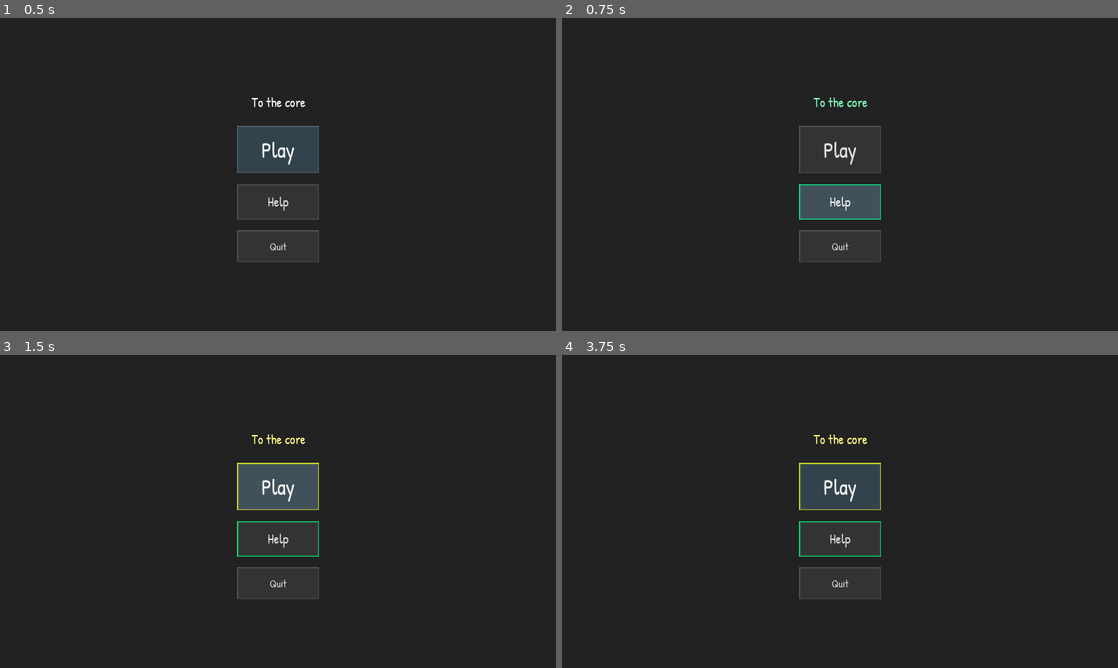
Above: before the commit, frames 1-4 (two rows, left to right).
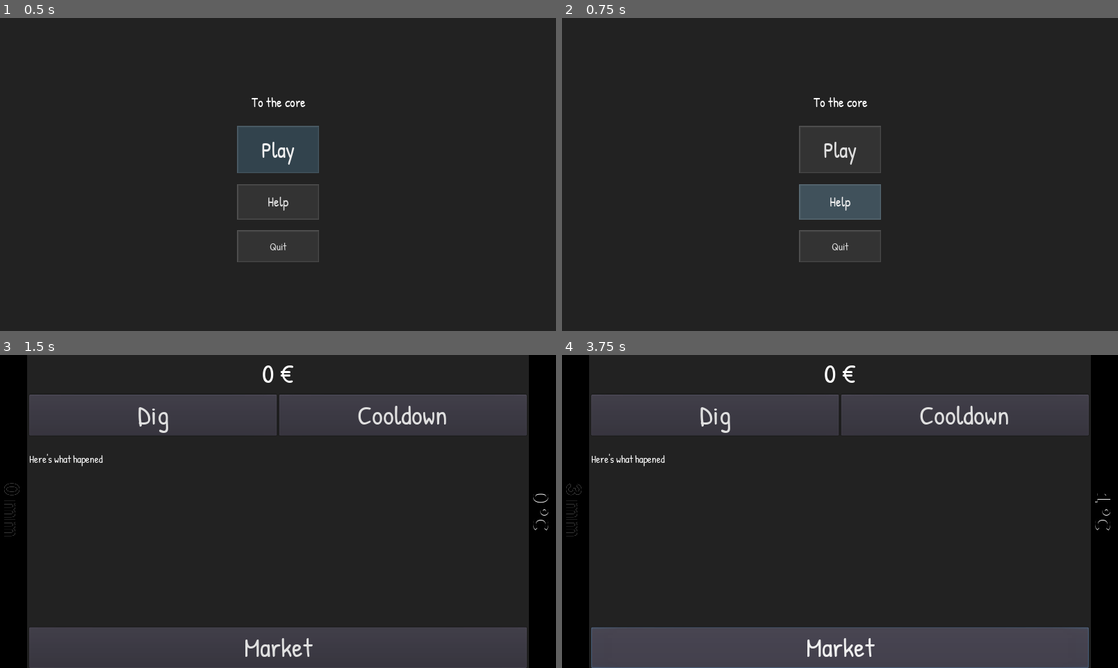
Above: after the commit, the same moments.

Repository: AzariasB/ld48
Game: Godot game, scene res://scenes/menu.tscn
Same seed, same stepped clock (60 frames per second), same inputs: the game is played once before the commit and once after it.
Inputs (mouse positions are in pixels of both pictures, inside the frame that each line leads up to):
- Up to frame 1 (0.5 s): no input
- Up to frame 2 (0.75 s): click "Help" at 0.5 s
- Up to frame 3 (1.5 s): click "Play" at 1.25 s
- Up to frame 4 (3.75 s): click (717, 414) at 2 s, where only the run after the commit has a clickable "Dig"; click (962, 414) at 2.75 s, where only the run after the commit has a clickable "Cooldown"; click (840, 649) at 3.5 s, where only the run after the commit has a clickable "Market"

Frame 1 is identical in both runs. In frame 2, 0.3% of the frame differs, in the area x 42-58%, y 25-65%; in frame 3, 36%; in frame 4, 36%, in the area x 0-100%, y 0-100%.

Commit message:
Some mechanics

Diff:
--- a/scenes/game.tscn
+++ b/scenes/game.tscn
@@ -1,14 +1,24 @@
-[gd_scene load_steps=4 format=2]
+[gd_scene load_steps=8 format=2]
 
 [ext_resource path="res://scenes/progress.tscn" type="PackedScene" id=1]
 [ext_resource path="res://assets/hot_gradient.png" type="Texture" id=2]
-[ext_resource path="res://resources/font.tres" type="DynamicFont" id=3]
+[ext_resource path="res://assets/hand.ttf" type="DynamicFontData" id=3]
+[ext_resource path="res://resources/font.tres" type="DynamicFont" id=4]
+[ext_resource path="res://scripts/game.gd" type="Script" id=5]
+
+[sub_resource type="DynamicFont" id=1]
+font_data = ExtResource( 3 )
+
+[sub_resource type="DynamicFont" id=2]
+size = 20
+font_data = ExtResource( 3 )
 
 [node name="Control" type="Control"]
 anchor_right = 1.0
 anchor_bottom = 1.0
 size_flags_horizontal = 3
 size_flags_vertical = 3
+script = ExtResource( 5 )
 __meta__ = {
 "_edit_use_anchors_": false
 }
@@ -79,6 +89,16 @@
 margin_right = 916.0
 margin_bottom = 497.0
 size_flags_vertical = 3
+
+[node name="RichTextLabel" type="RichTextLabel" parent="HBoxContainer/VBoxContainer/HBoxContainer4"]
+margin_right = 916.0
+margin_bottom = 345.0
+size_flags_horizontal = 3
+size_flags_vertical = 3
+custom_fonts/mono_font = SubResource( 1 )
+custom_fonts/normal_font = SubResource( 2 )
+text = "
+Here's what hapened"
 
 [node name="HBoxContainer3" type="HBoxContainer" parent="HBoxContainer/VBoxContainer"]
 margin_top = 501.0
@@ -100,3 +120,6 @@
 margin_right = 1024.0
 margin_bottom = 576.0
 texture_progress = ExtResource( 2 )
+
+[connection signal="pressed" from="HBoxContainer/VBoxContainer/HBoxContainer2/dig" to="." method="_manual_dig"]
+[connection signal="pressed" from="HBoxContainer/VBoxContainer/HBoxContainer2/cooldown" to="." method="_cooldown"]
--- /dev/null
+++ b/scenes/market.tscn
@@ -0,0 +1,8 @@
+[gd_scene format=2]
+
+[node name="Market" type="Control"]
+anchor_right = 1.0
+anchor_bottom = 1.0
+__meta__ = {
+"_edit_use_anchors_": false
+}
--- a/scenes/menu.tscn
+++ b/scenes/menu.tscn
@@ -98,21 +98,21 @@
 align = 1
 valign = 1
 
-[node name="Button" type="Button" parent="VBoxContainer"]
+[node name="play" type="Button" parent="VBoxContainer"]
 margin_top = 68.0
 margin_right = 151.0
 margin_bottom = 155.0
 custom_fonts/font = SubResource( 7 )
 text = "Play"
 
-[node name="Button2" type="Button" parent="VBoxContainer"]
+[node name="help" type="Button" parent="VBoxContainer"]
 margin_top = 175.0
 margin_right = 151.0
 margin_bottom = 242.0
 custom_fonts/font = SubResource( 8 )
 text = "Help"
 
-[node name="ResetAllButton" type="Button" parent="VBoxContainer"]
+[node name="quit" type="Button" parent="VBoxContainer"]
 margin_top = 262.0
 margin_right = 151.0
 margin_bottom = 322.0
@@ -122,6 +122,6 @@
 "_edit_use_anchors_": false
 }
 
-[connection signal="pressed" from="VBoxContainer/Button" to="." method="_on_button_pressed"]
-[connection signal="pressed" from="VBoxContainer/Button2" to="." method="_on_button2_pressed"]
-[connection signal="pressed" from="VBoxContainer/ResetAllButton" to="." method="_on_reset_all_button_pressed"]
+[connection signal="pressed" from="VBoxContainer/play" to="." method="_on_play_pressed"]
+[connection signal="pressed" from="VBoxContainer/help" to="." method="_on_help_pressed"]
+[connection signal="pressed" from="VBoxContainer/quit" to="." method="_on_quit_pressed"]
--- a/scenes/progress.tscn
+++ b/scenes/progress.tscn
@@ -1,8 +1,13 @@
-[gd_scene load_steps=4 format=2]
+[gd_scene load_steps=6 format=2]
 
 [ext_resource path="res://assets/depth_gradient.png" type="Texture" id=1]
 [ext_resource path="res://assets/black_dot.png" type="Texture" id=2]
-[ext_resource path="res://resources/font.tres" type="DynamicFont" id=3]
+[ext_resource path="res://assets/Lato/Lato-Black.ttf" type="DynamicFontData" id=3]
+[ext_resource path="res://scripts/progress.gd" type="Script" id=4]
+
+[sub_resource type="DynamicFont" id=1]
+size = 40
+font_data = ExtResource( 3 )
 
 [node name="TextureProgress2" type="TextureProgress"]
 anchor_top = 0.5
@@ -11,6 +16,8 @@
 margin_right = 50.0
 margin_bottom = 288.0
 rect_min_size = Vector2( 50, 576 )
+max_value = 1000.0
+step = 0.01
 value = 50.0
 texture_under = ExtResource( 2 )
 texture_progress = ExtResource( 1 )
@@ -18,6 +25,7 @@
 tint_under = Color( 0, 0, 0, 1 )
 tint_over = Color( 1, 1, 1, 0 )
 nine_patch_stretch = true
+script = ExtResource( 4 )
 __meta__ = {
 "_edit_use_anchors_": false
 }
@@ -26,18 +34,19 @@
 anchor_left = 0.5
 anchor_right = 0.5
 anchor_bottom = 1.0
-margin_left = 39.5897
-margin_top = 245.542
-margin_right = 118.59
-margin_bottom = -261.458
+margin_left = 23.0
+margin_top = -3.0
+margin_right = 599.0
+margin_bottom = -527.0
 rect_rotation = 90.0
 size_flags_horizontal = 3
 size_flags_vertical = 6
-custom_fonts/font = ExtResource( 3 )
+custom_fonts/font = SubResource( 1 )
 custom_colors/font_color = Color( 0, 0, 0, 1 )
 custom_colors/font_outline_modulate = Color( 1, 1, 1, 1 )
 custom_colors/font_color_shadow = Color( 1, 1, 1, 1 )
 text = "Test"
+align = 1
 __meta__ = {
 "_edit_use_anchors_": false
 }
--- /dev/null
+++ b/scripts/game.gd
@@ -0,0 +1,36 @@
+extends Control
+
+
+var drill_temperature = 0
+var depth = 0
+var drill_mult = 1
+var drill_bonus = 0
+var drilled_depth = 0.0
+
+const MAX_DEPTH = 6_378_000_000
+
+onready var depth_node = $HBoxContainer/Depth
+onready var temperature_node = $HBoxContainer/Temperature
+
+func _ready():
+	depth_node.value = 0
+	depth_node.max_value = MAX_DEPTH
+	temperature_node.value = 0
+	depth_node.set_progress(0.0, "mm")
+
+	temperature_node.set_progress(0.0, "°C")
+
+func _process(delta):
+	self.drilled_depth += (delta * drill_mult + drill_bonus)
+	if self.drilled_depth >= 1:
+		self.drilled_depth -= 1
+		temperature_node.increase_progress(1)
+		depth_node.increase_progress(1)
+
+
+func _manual_dig():
+	depth_node.increase_progress(1)
+
+
+func _cooldown():
+	temperature_node.increase_progress(-1)
--- a/scripts/menu.gd
+++ b/scripts/menu.gd
@@ -1,59 +1,22 @@
 extends Control
 
-# This script demonstrates how to alter StyleBoxes at runtime.
-# Custom theme item properties aren't considered Object properties per se.
-# This means that you should use `add_stylebox_override("normal", ...)`
-# instead of `set("custom_styles/normal", ...)`.
-
 onready var label = $VBoxContainer/Label
-onready var button = $VBoxContainer/Button
-onready var button2 = $VBoxContainer/Button2
-onready var reset_all_button = $VBoxContainer/ResetAllButton
+onready var playButton = $VBoxContainer/play
+onready var helpButton = $VBoxContainer/help
+onready var quitBUtton = $VBoxContainer/quit
 
 
 func _ready():
-
-	button.grab_focus()
+	playButton.grab_focus()
 
 
-func _on_button_pressed():
-	var new_stylebox_normal = button.get_stylebox("normal").duplicate()
-	new_stylebox_normal.border_color = Color(1, 1, 0)
-	var new_stylebox_hover = button.get_stylebox("hover").duplicate()
-	new_stylebox_hover.border_color = Color(1, 1, 0)
-	var new_stylebox_pressed = button.get_stylebox("pressed").duplicate()
-	new_stylebox_pressed.border_color = Color(1, 1, 0)
-
-	button.add_stylebox_override("normal", new_stylebox_normal)
-	button.add_stylebox_override("hover", new_stylebox_hover)
-	button.add_stylebox_override("pressed", new_stylebox_pressed)
-
-	label.add_color_override("font_color", Color(1, 1, 0.5))
+func _on_play_pressed():
+	get_tree().change_scene("res://scenes/game.tscn")
 
 
-func _on_button2_pressed():
-	var new_stylebox_normal = button2.get_stylebox("normal").duplicate()
-	new_stylebox_normal.border_color = Color(0, 1, 0.5)
-	var new_stylebox_hover = button2.get_stylebox("hover").duplicate()
-	new_stylebox_hover.border_color = Color(0, 1, 0.5)
-	var new_stylebox_pressed = button2.get_stylebox("pressed").duplicate()
-	new_stylebox_pressed.border_color = Color(0, 1, 0.5)
-
-	button2.add_stylebox_override("normal", new_stylebox_normal)
-	button2.add_stylebox_override("hover", new_stylebox_hover)
-	button2.add_stylebox_override("pressed", new_stylebox_pressed)
-
-	label.add_color_override("font_color", Color(0.5, 1, 0.75))
+func _on_help_pressed():
+	pass
 
 
-func _on_reset_all_button_pressed():
-	button.add_stylebox_override("normal", null)
-	button.add_stylebox_override("hover", null)
-	button.add_stylebox_override("pressed", null)
-
-	button2.add_stylebox_override("normal", null)
-	button2.add_stylebox_override("hover", null)
-	button2.add_stylebox_override("pressed", null)
-
-	var default_label_color = Label.new().get_color("font_color")
-	label.add_color_override("font_color", default_label_color)
+func _on_quit_pressed():
+	get_tree().quit(0)
--- /dev/null
+++ b/scripts/progress.gd
@@ -0,0 +1,14 @@
+extends TextureProgress
+
+onready var label_node = $Label
+var unit = ""
+
+
+func set_progress(progress, unit: String):
+	var text = str(progress) + " " + unit
+	self.unit = unit
+	label_node.text = text
+	self.value = progress
+
+func increase_progress(progress):
+	self.set_progress(max(self.value + progress, self.min_value) , self.unit)
Binary file added: assets/Lato/Lato-Black.ttf
Binary file added: assets/Lato/Lato-BlackItalic.ttf
Binary file added: assets/Lato/Lato-Bold.ttf
Binary file added: assets/Lato/Lato-BoldItalic.ttf
Binary file added: assets/Lato/Lato-Italic.ttf
Binary file added: assets/Lato/Lato-Light.ttf
Binary file added: assets/Lato/Lato-LightItalic.ttf
Binary file added: assets/Lato/Lato-Regular.ttf
Binary file added: assets/Lato/Lato-Thin.ttf
Binary file added: assets/Lato/Lato-ThinItalic.ttf
Not shown, added: assets/Lato/OFL.txt
Not shown: 4 places in scenes/game.tscn that only renumber resources
(and 2 more such lines)
